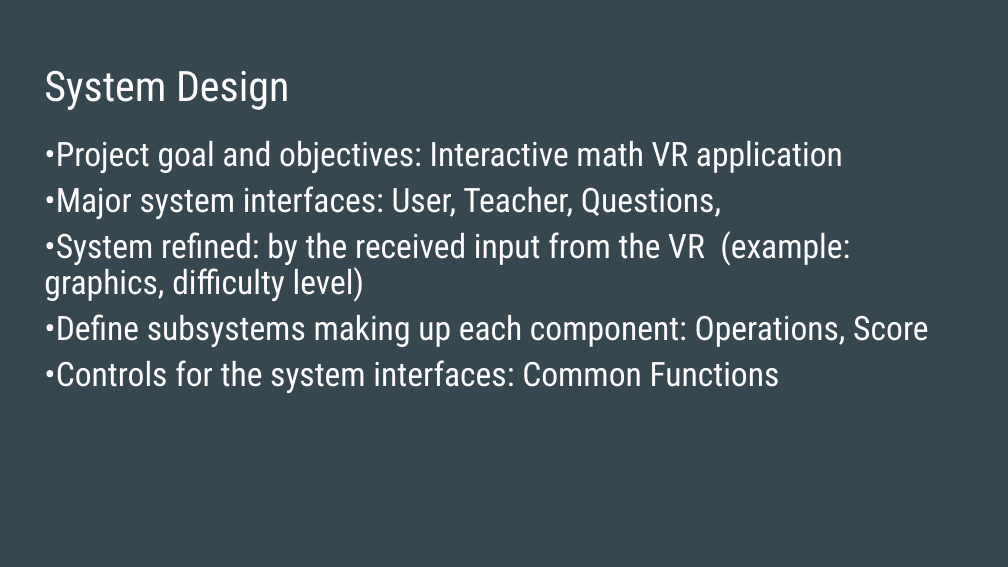
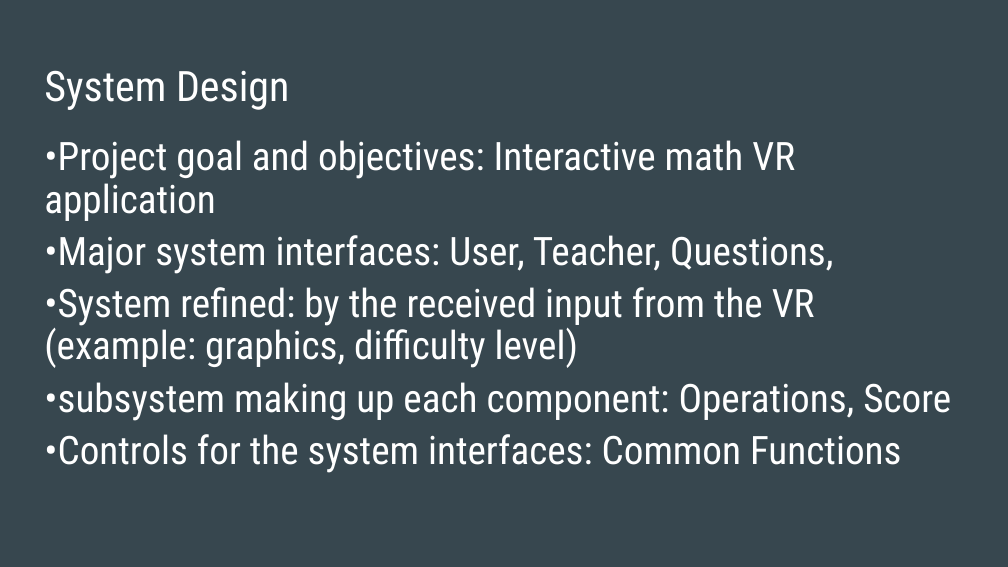
Before and after one commit to dpate90/CS440, a slide deck: slide 8 of Group5_Design-Presentation-2.pptx. Drawn at 1008x567 pixels with LibreOffice and Linux fonts; fonts in the diff are those of the drawing. Boxes give left, top, right and bottom in pixels: in the first picture for what was removed or moved away, otherwise in the second. Text is boxed around its words. In the diff, an @@ line names an element or a change of style, - is before the commit and + after.

Commit message:
Design Presentation 2

```diff
--- a/Group5_Design-Presentation-2.pptx
+++ b/Group5_Design-Presentation-2.pptx
@@ text at bbox=[44, 140, 901, 473]: size 24 to 28 pt in "•Project goal and objectives: Interactive math VR ...", "•Major system interfaces: User, Teacher, Questions,", "•System refined: by the received input from ...", "•Controls for the system interfaces: Common Functions" @@
@@ text at bbox=[44, 382, 951, 421]: text changed; size 24 to 28 pt @@
-•Define subsystems making up each component: Operations, Score
+•subsystem making up each component: Operations, Score
```
